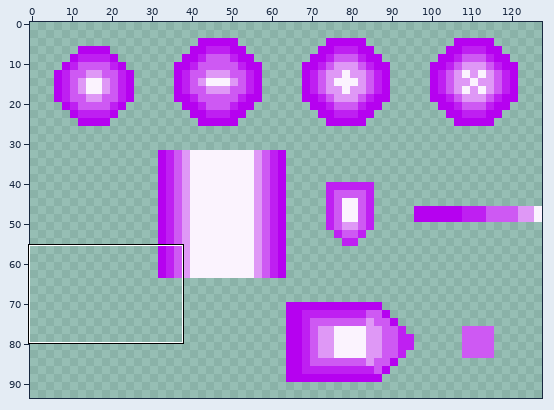
One commit to this sprite sheet: assets/graphics/projectiles/bigpurple.png. The picture above shows the old version from afar; the outline marks the close-up.
Close-up. First the earlier version:
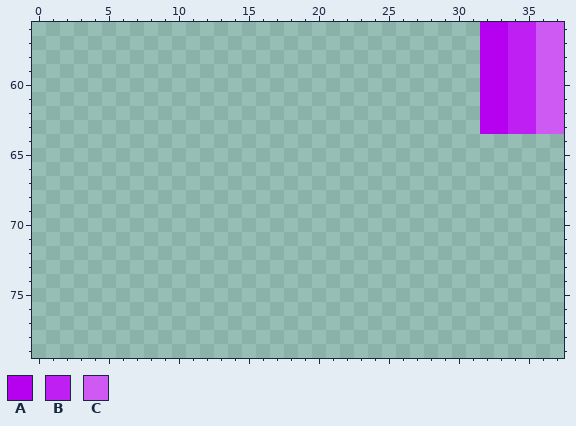
The file is 128x128 pixels. Shown: x 0..37, y 56..79. The wide view leaves out empty margins.
Palette (. is transparent): A #b601f0  B #bf1ff2  C #ce59f3
Pixels before, first column x 32:
56 AABBCC
57 AABBCC
58 AABBCC
59 AABBCC
60 AABBCC
61 AABBCC
62 AABBCC
63 AABBCC
Once edited:
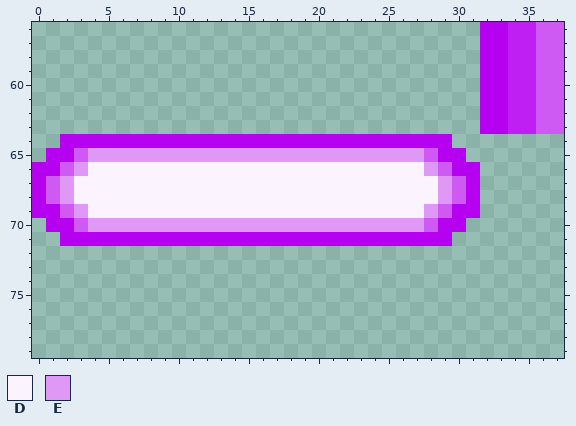
Colours new in this view: D #fbf3fe  E #df98f6
Diff:
Changed rows in their new state; - is an unchanged pixel.
first column x 0:
64 --AAAAAAAAAAAAAAAAAAAAAAAAAAAA--
65 -AACEEEEEEEEEEEEEEEEEEEEEEEECAA-
66 AACEDDDDDDDDDDDDDDDDDDDDDDDDECAA
67 ACEDDDDDDDDDDDDDDDDDDDDDDDDDDECA
68 ACEDDDDDDDDDDDDDDDDDDDDDDDDDDECA
69 AACEDDDDDDDDDDDDDDDDDDDDDDDDECAA
70 -AACEEEEEEEEEEEEEEEEEEEEEEEECAA-
71 --AAAAAAAAAAAAAAAAAAAAAAAAAAAA--
Boxes around the changes in both close-ups, in picture pixels (x1, y1, x2, y2):
added: (32, 134, 480, 246)
